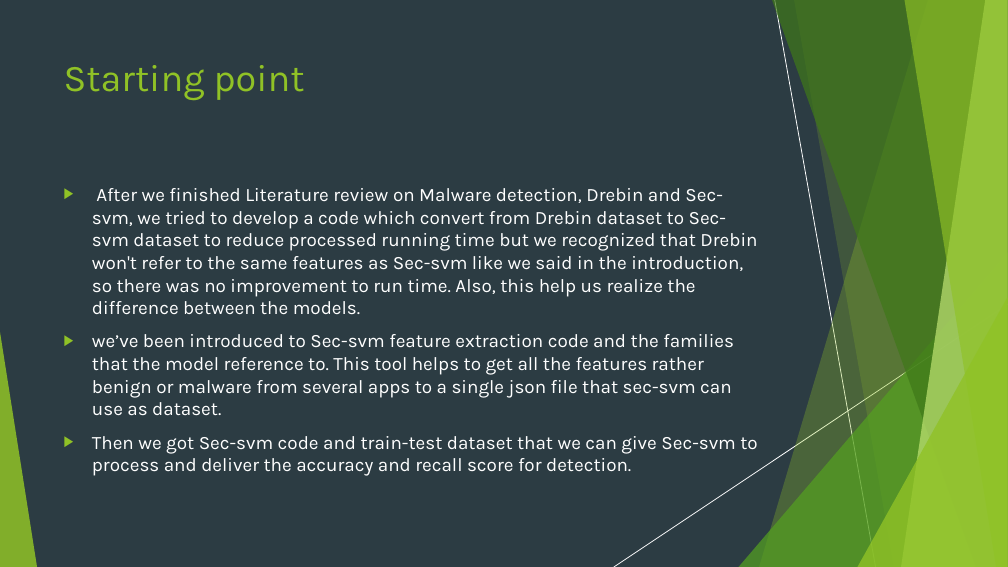
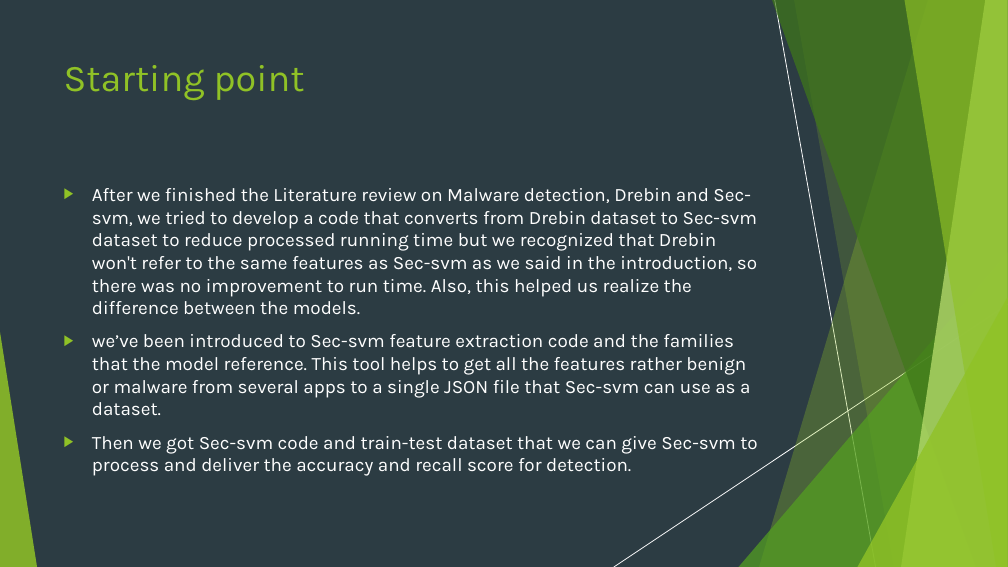
Before and after one commit to nivtal9/Sec-SVM-Final-Project, a slide deck: slide 4 of Sec-svm-demonstration.pptx. Drawn at 1008x567 pixels with LibreOffice and Linux fonts; fonts in the diff are those of the drawing. Boxes give left, top, right and bottom in pixels: in the first picture for what was removed or moved away, otherwise in the second. Text is boxed around its words. In the diff, an @@ line names an element or a change of style, - is before the commit and + after.

```diff
--- a/Sec-svm-demonstration.pptx
+++ b/Sec-svm-demonstration.pptx
@@ text at (92, 188, 758, 416): text changed @@
-▶ After we finished Literature review on Malware detection, Drebin and Sec-svm, we tried to develop a code which convert from Drebin dataset to Sec-svm dataset to reduce processed running time but we recognized that Drebin won't refer to the same features as Sec-svm like we said in the introduction, so there was no improvement to run time. Also, this help us realize the difference between the models.
-▶ we’ve been introduced to Sec-svm feature extraction code and the families that the model reference to. This tool helps to get all the features rather benign or malware from several apps to a single json file that sec-svm can use as dataset.
+▶ After we finished the Literature review on Malware detection, Drebin and Sec-svm, we tried to develop a code that converts from Drebin dataset to Sec-svm dataset to reduce processed running time but we recognized that Drebin won't refer to the same features as Sec-svm as we said in the introduction, so there was no improvement to run time. Also, this helped us realize the difference between the models.
+▶ we’ve been introduced to Sec-svm feature extraction code and the families that the model reference. This tool helps to get all the features rather benign or malware from several apps to a single JSON file that Sec-svm can use as a dataset.
```
Also in this commit, not shown: 13 other slides changed, 5 slides removed.
